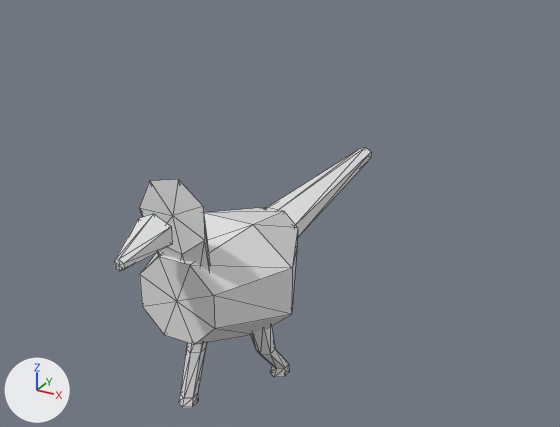
Renders of the OBJ model data/animals/gaviao/walk/3.obj from each side of a commit.
Both versions are drawn from a 50 mm lens placed at (0.836, -1.283, 1.136), pointed at (0.032, 0.178, 0.405). Arrows for +X, +Y and +Z are at lower left; the lights stay in place. The picture after the commit comes second. Mesh edges are drawn as thin lines. Where no turn or scale is listed for an object, it has been applied to the vertices.

The first picture shows 'gaviao_walk_3'.
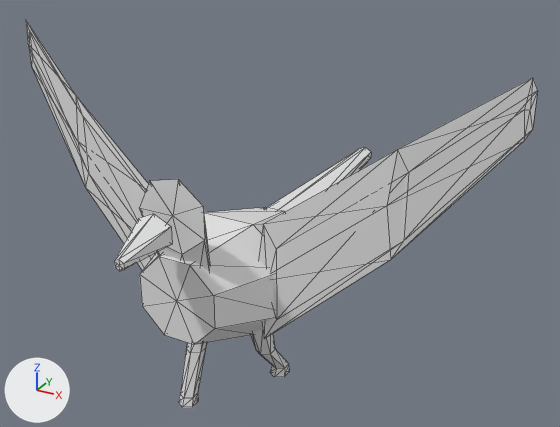
Pixel boxes (x1, y1, x2, y2) of what changed, in the pictures (560 x 427 px):
'gaviao_walk_3', reshaped (100% wider, 48% taller): before (115, 147, 371, 407); after (26, 21, 538, 407)
part 1 of me_gaviao_walk_3, added: after (26, 21, 156, 271)
part 2 of me_gaviao_walk_3, added: after (259, 78, 538, 339)

The change, as a diff of the scene's bpy script:
```diff
--- a/data/animals/gaviao/walk/3.obj.py
+++ b/data/animals/gaviao/walk/3.obj.py
@@ me_gaviao_walk_3 @@
 # used by ob_gaviao_walk_3; location = (0.0, 0.0, 0.0)
-me_gaviao_walk_3.from_pydata(...)  # 122 vertices, 220 faces; spans x -0.159..0.159, y -0.357..0.682, z 0.0..0.613
+me_gaviao_walk_3.from_pydata(...)  # 156 vertices, 280 faces; spans x -0.597..0.595, y -0.357..0.682, z 0.0..0.818
+# me_gaviao_walk_3 part 1: a new loose piece of 17 vertices spanning x -0.597..-0.108, y -0.054..0.066, z 0.218..0.818
+# me_gaviao_walk_3 part 2: a new loose piece of 17 vertices spanning x 0.103..0.595, y -0.055..0.066, z 0.218..0.818
```
